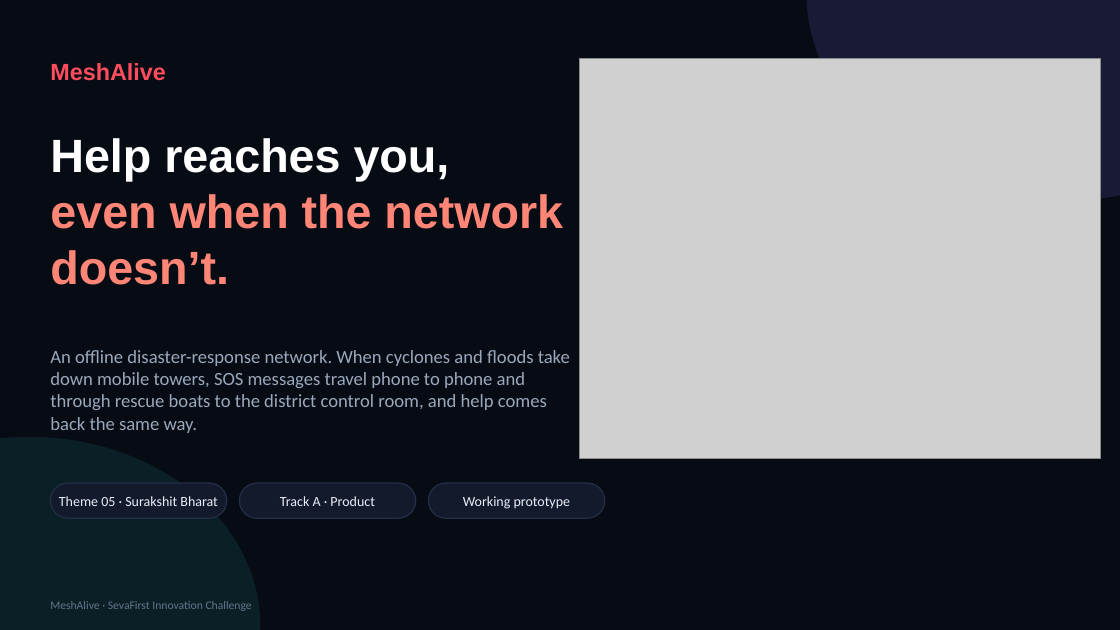
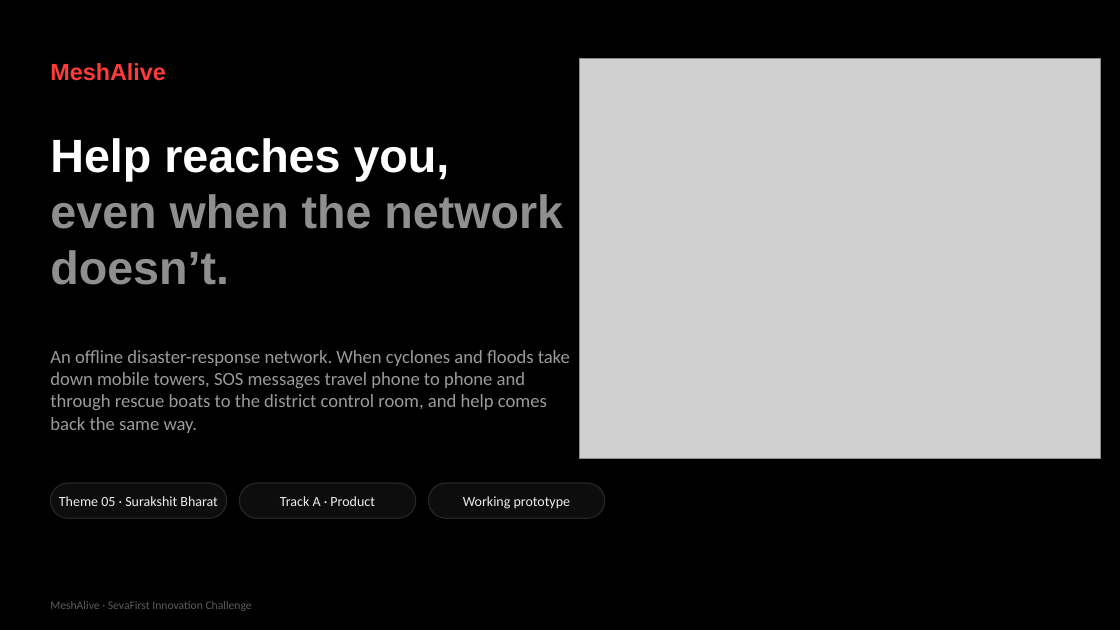
Before and after one commit to yogeshwardev/MESHALIVE-, a slide deck: slide 1 of submission/MeshAlive_Pitch_Deck.pptx. Drawn at 1120x630 pixels with LibreOffice and Linux fonts; fonts in the diff are those of the drawing; grey boxes stand for pictures. Boxes give left, top, right and bottom in pixels: in the first picture for what was removed or moved away, otherwise in the second. Text is boxed around its words. In the diff, an @@ line names an element or a change of style, - is before the commit and + after.

```diff
--- a/submission/MeshAlive_Pitch_Deck.pptx
+++ b/submission/MeshAlive_Pitch_Deck.pptx
@@ background #070B14 to #000000 @@
@@ ellipse removed at (807,0,1120,202) @@
@@ text "MeshAlive" at (50,63,165,81): text colour #FF4D5E to #FF3B3B @@
@@ text at (50,194,563,285): text colour #FF8577 to #8F8F8F in "even when the network doesn’t." @@
@@ text "An offline disaster-response network. When ..." at (50,350,570,433): text colour #9AA8BC to #9A9A9A @@
@@ ellipse removed at (0,437,260,630) @@
@@ text colour #E8EEF7 to #EDEDED; fill #121A2B to #0D0D0D; outline #243049 1 pt to #262626 1 pt in 3 elements at (50,483,227,518), (239,483,416,518), (429,483,605,518) @@
@@ text "MeshAlive · SevaFirst Innovation Challenge" at (50,601,252,611): text colour #64748B to #5C5C5C @@
```
Also in this commit, not shown: 10 other slides changed, 14 other files.
